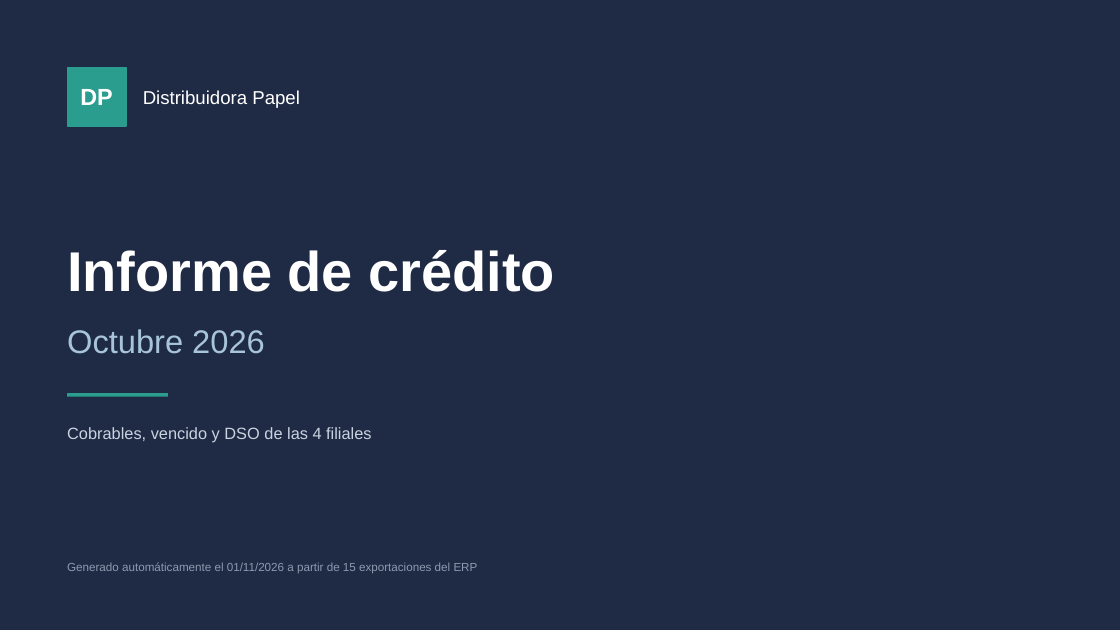
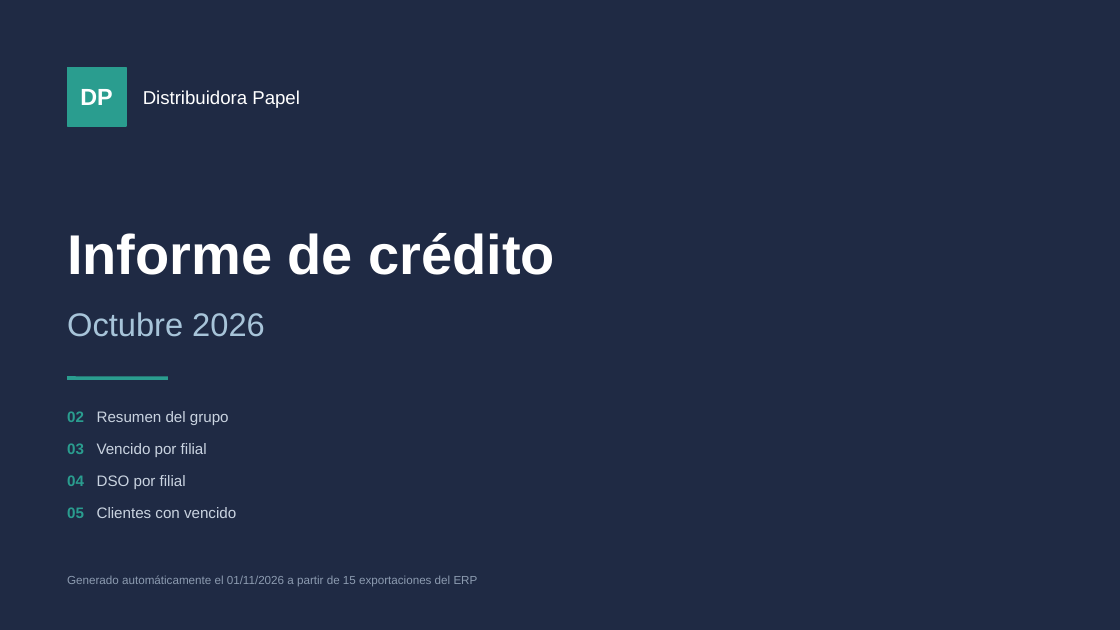
Before and after one commit to matibanak/deyta-demos, a slide deck: slide 1 of informe-mensual/ejemplo/Informe_credito_2026-10.pptx. Drawn at 1120x630 pixels with LibreOffice and Linux fonts; fonts in the diff are those of the drawing. Boxes give left, top, right and bottom in pixels: in the first picture for what was removed or moved away, otherwise in the second. Text is boxed around its words. In the diff, an @@ line names an element or a change of style, - is before the commit and + after.

```diff
--- a/informe-mensual/ejemplo/Informe_credito_2026-10.pptx
+++ b/informe-mensual/ejemplo/Informe_credito_2026-10.pptx
@@ 2 texts, 1 line: place and size @@
-2 texts, 1 line at (67, 250, 555, 395)
+2 texts, 1 line at (67, 233, 555, 378)
@@ text added at (67, 411, 229, 425), 13 pt, text #C9D3E0 @@
+02 Resumen del grupo
@@ text removed at (67, 427, 371, 442) @@
-Cobrables, vencido y DSO de las 4 filiales
@@ text added at (67, 443, 207, 457), 13 pt, text #C9D3E0 @@
+03 Vencido por filial
@@ text added at (67, 475, 186, 489), 13 pt, text #C9D3E0 @@
+04 DSO por filial
@@ text added at (67, 507, 236, 518), 13 pt, text #C9D3E0 @@
+05 Clientes con vencido
@@ text "Generado automáticamente el 01/11/2026 a ...": place and size @@
-text "Generado automáticamente el 01/11/2026 a ..." at (67, 562, 478, 574)
+text "Generado automáticamente el 01/11/2026 a ..." at (67, 575, 478, 587)
```
Also in this commit, not shown: 4 other slides changed, 9 other files.
